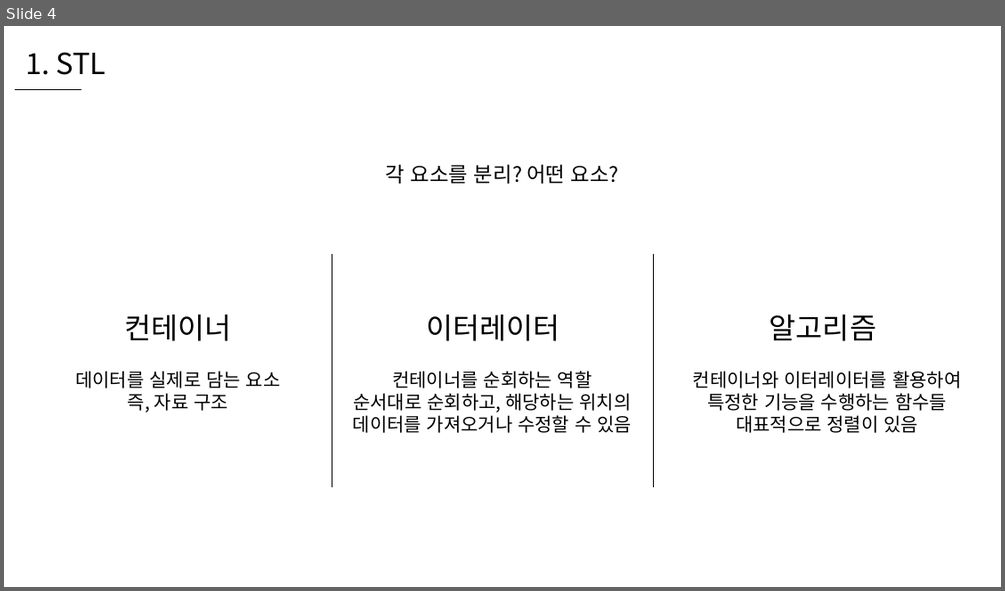
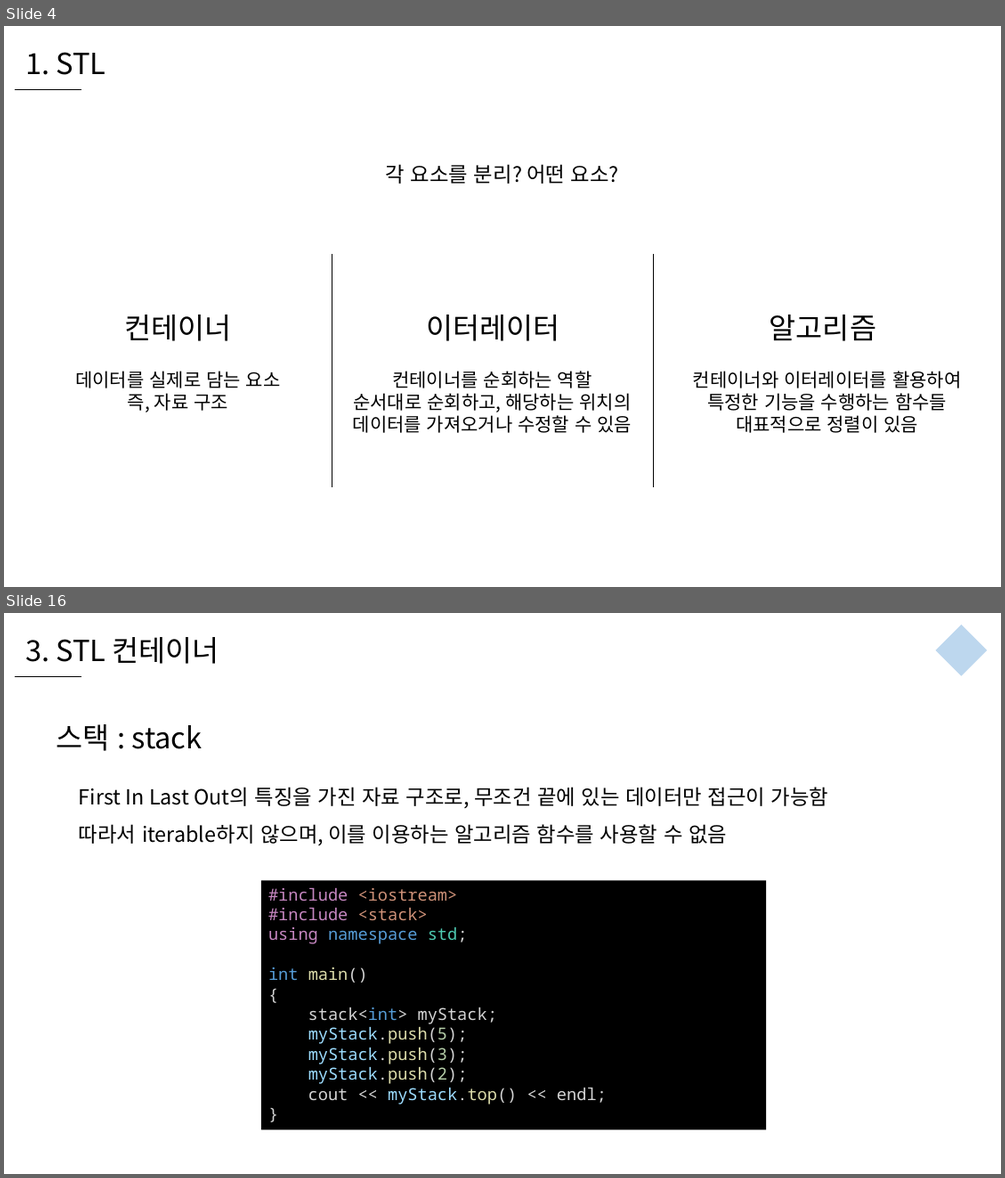
Before and after one commit to WooLyung/2021-RG-Lecture, a slide deck: 수업 자료/4 - C++ STL.pptx. Shown one above the other, each under a label of ours: slide 4 before the commit, slides 4 and 16 after it; the slides between them are not shown. The pictures are 1005x591 and 1005x1178 pixels, drawn with LibreOffice and Linux fonts; fonts in the diff are those of the drawing. Boxes give left, top, right and bottom in pixels: in the first picture for what was removed or moved away, otherwise in the second. Text is boxed around its words. In the diff, an @@ line names an element or a change of style, - is before the commit and + after.

Commit message:
수업 자료 업데이트

```diff
--- a/수업 자료/4 - C++ STL.pptx
+++ b/수업 자료/4 - C++ STL.pptx
@@ slide 16 added at (4, 613, 1001, 1174), background #FFFFFF @@
@@ text added at (25, 637, 219, 664), 28 pt, text #000000 @@
+3. STL 컨테이너
@@ diamond added at (936, 625, 987, 676), fill #BDD7EE @@
@@ line added from (15, 676) to (81, 676), #000000 0.5 pt @@
@@ text added at (56, 724, 202, 751), 28 pt, text #000000 @@
+스택 : stack
@@ text added at (79, 787, 828, 845), 20 pt, text #000000 @@
+First In Last Out의 특징을 가진 자료 구조로, 무조건 끝에 있는 데이터만 접근이 가능함
+따라서 iterable하지 않으며, 이를 이용하는 알고리즘 함수를 사용할 수 없음
@@ rectangle added at (261, 881, 767, 1130), fill #000000, 16 pt, text #D4D4D4 @@
+#include <iostream>
+#include <stack>
+using namespace std;
+int main()
+{
+stack<int> myStack;
+myStack.push(5);
+myStack.push(3);
+myStack.push(2);
+cout << myStack.top() << endl;
+}
```
Also in this commit, not shown: 8 slides changed, 26 other slides added, 5 other files.
